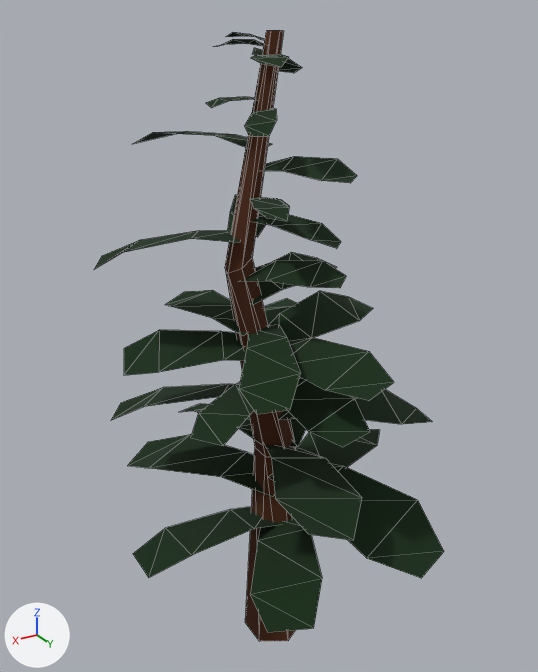
One commit to the glTF model assets/models/trees/forest-conifer-sparse.glb: the scene before it, then after it.
Rendered twice from a camera (50 mm lens) standing at (2.21, 3.4, 3.81) and looking at (0.09, -0.14, 2.04). Every picture has the same lights, and +X, +Y and +Z are marked at lower left. The first picture is the older version. Mesh edges are drawn as thin lines. Where no turn or scale is listed for an object, it has been applied to the vertices.

The first picture shows 'Merged_00_Brown 1', 'Merged_01_Green 2'.
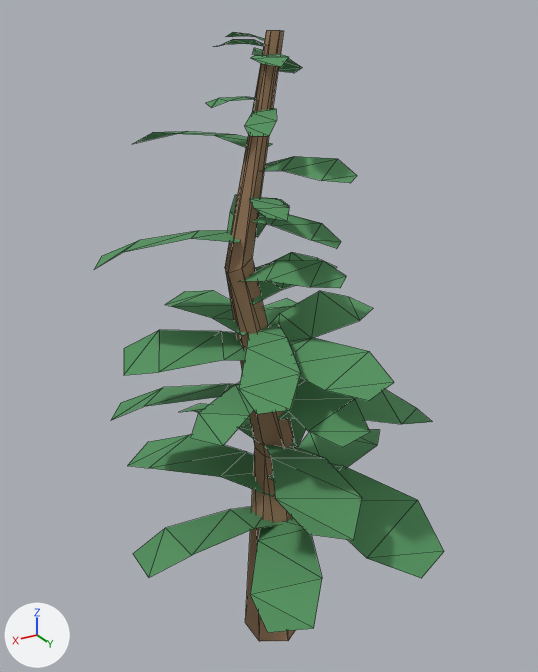
Boxes [x1, y1, x2, y2] around the edits, measured in the pictures (538 x 672 px):
'Merged_01_Green 2', recoloured (lighter): [94, 32, 444, 633] in both
'Merged_00_Brown 1', recoloured: [225, 30, 296, 641] in both

The change in detail:
Material 'Brown 1' (mat_brown_1) changes colour from brown #4d260d to brown #9a795c; in linear values from (0.0745, 0.0196, 0.00392) to (0.322, 0.192, 0.106).
Material 'Green 2' (mat_green_2) changes colour from black #0d2a0d to green #569662; in linear values from (0.00392, 0.0235, 0.00392) to (0.0941, 0.306, 0.122).
